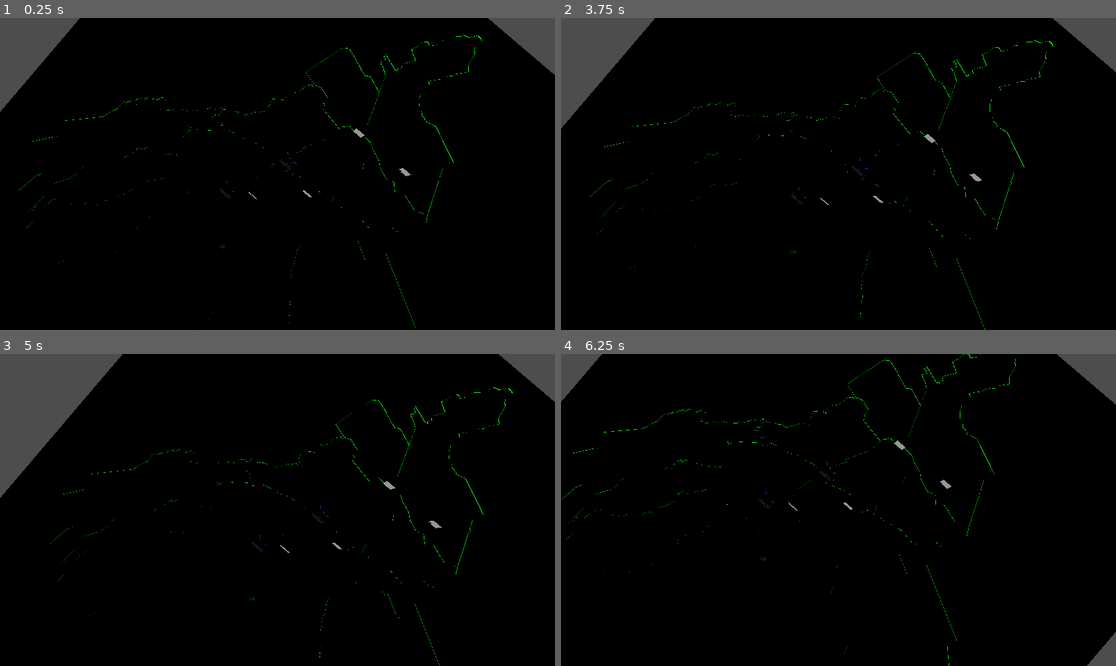
Above: before the commit, frames 1-4 (two rows, left to right).
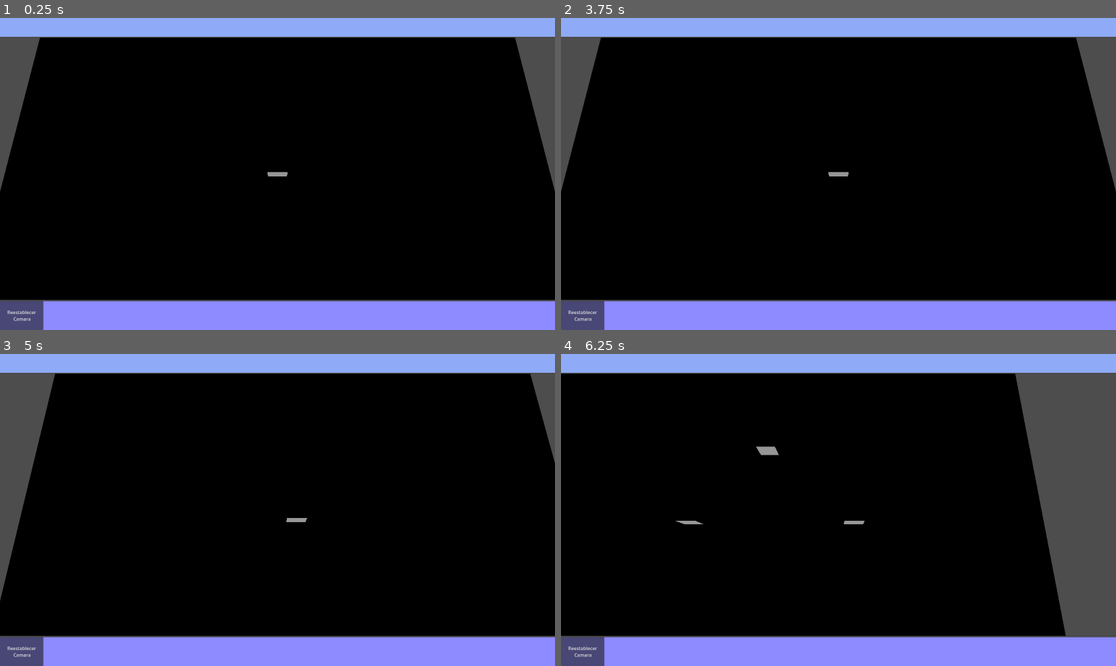
Above: after the commit, the same moments.

Repository: vwc262/Godot8Lumbreras
Game: Godot game, scene res://Scenes/Perfil/Main/Main.tscn
Same seed, same stepped clock (60 frames per second), same inputs: the game is played once before the commit and once after it. Before the commit the project starts from res://Scenes/Perfil/Main/NivelPruebas.tscn.
Inputs (mouse positions are in pixels of both pictures, inside the frame that each line leads up to):
- Up to frame 1 (0.25 s): no input
- Up to frame 2 (3.75 s): click (583, 314) at 0.5 s, where only the run after the commit has a clickable "Reestablecer Camara"; click (583, 314) at 1.25 s, where only the run after the commit has a clickable "Reestablecer Camara"; click (583, 314) at 2 s, where only the run after the commit has a clickable "Reestablecer Camara"; tap Enter at 2.75 s; move the mouse to (960, 158) at 2.77 s; click (960, 158) at 2.92 s; tap Space at 3.5 s; drag from (727, 189) to (810, 236) at 3.52 s
- Up to frame 3 (5 s): tap Enter at 4.25 s; move the mouse to (333, 441) at 4.27 s; click (333, 441) at 4.42 s
- Up to frame 4 (6.25 s): tap Space at 5 s; drag from (810, 572) to (672, 463) at 5.02 s; tap Enter at 5.75 s; move the mouse to (1005, 556) at 5.77 s; click (1005, 556) at 5.92 s

The runs differ from the first frame. In frame 1, 19% of the frame differs, in the area x 0-100%, y 0-100%; in frame 2, 19%; in frame 3, 19%; in frame 4, 28%.

Commit message:
Ajustes de navegacion

Diff:
--- a/src/Scenes/Perfil/Main/Main.tscn
+++ b/src/Scenes/Perfil/Main/Main.tscn
@@ -1,8 +1,9 @@
-[gd_scene load_steps=4 format=3 uid="uid://x5m0onfran4m"]
+[gd_scene load_steps=5 format=3 uid="uid://x5m0onfran4m"]
 
 [ext_resource type="Script" path="res://Scripts/Managers/WorldManager.gd" id="1_symg7"]
 [ext_resource type="Script" path="res://Scripts/Fetcher/Fetch_Data.gd" id="1_xo6k0"]
 [ext_resource type="PackedScene" uid="uid://cyug4nnq0yh1a" path="res://Scenes/Perfil/Main/NivelPruebas.tscn" id="2_2gqy4"]
+[ext_resource type="Script" path="res://Scripts/Managers/BotonesPrueba.gd" id="4_n6s0g"]
 
 [node name="Main" type="Node"]
 script = ExtResource("1_symg7")
@@ -54,6 +55,12 @@
 
 [node name="World" parent="VB_MainContainer/main_container/SubViewportContainer/SubViewport" instance=ExtResource("2_2gqy4")]
 
+[node name="VBoxContainer" type="VBoxContainer" parent="VB_MainContainer/main_container"]
+layout_mode = 0
+offset_right = 40.0
+offset_bottom = 40.0
+script = ExtResource("4_n6s0g")
+
 [node name="footer_container" type="Panel" parent="VB_MainContainer"]
 custom_minimum_size = Vector2(0, 100)
 layout_mode = 2
--- a/src/Scenes/Perfil/Main/NivelPruebas.tscn
+++ b/src/Scenes/Perfil/Main/NivelPruebas.tscn
@@ -1,75 +1,77 @@
 [gd_scene load_steps=6 format=3 uid="uid://cyug4nnq0yh1a"]
 
-[ext_resource type="PackedScene" uid="uid://d2khqjas6owik" path="res://Scenes/Perfil/alcaldias.glb" id="1_3x1im"]
 [ext_resource type="Script" path="res://Scripts/Navigation/Touch.gd" id="2_ui4vn"]
 [ext_resource type="PackedScene" uid="uid://vw46h30r4ia4" path="res://Scenes/Sitios/CuboClickeable.tscn" id="3_dfqhc"]
-[ext_resource type="PackedScene" uid="uid://c5idxbnu48it6" path="res://Scenes/Sitios/Genericos/Lumbrera_Generica_001.tscn" id="4_4hvr1"]
+
+[sub_resource type="PlaneMesh" id="PlaneMesh_4jwef"]
+size = Vector2(30, 30)
+
+[sub_resource type="StandardMaterial3D" id="StandardMaterial3D_21ngq"]
+albedo_color = Color(1, 0.584314, 1, 1)
 
 [sub_resource type="BoxShape3D" id="BoxShape3D_47xlv"]
 
 [node name="Node3D" type="Node3D"]
 
-[node name="alcaldias" parent="." instance=ExtResource("1_3x1im")]
-transform = Transform3D(0.1, 0, 0, 0, 0.1, 0, 0, 0, 0.1, -0.106616, -4.86622, 0.158054)
-
-[node name="CSGBox3D" type="CSGBox3D" parent="alcaldias"]
-transform = Transform3D(10, 0, 0, 0, 10, 0, 0, 0, 10, 34.8617, 13.4655, 70.3632)
-size = Vector3(56.4079, 1, 64.7556)
-
 [node name="DirectionalLight3D" type="DirectionalLight3D" parent="."]
 transform = Transform3D(1, 0, 0, 0, 1, 0, 0, 0, 1, 0, 81.7049, 0.420746)
 
-[node name="Node3D" type="Node3D" parent="."]
-transform = Transform3D(0.76138, 0, 0.648306, 0, 1, 0, -0.648306, 0, 0.76138, 0, 30, 0)
+[node name="CSGBox3D" type="MeshInstance3D" parent="."]
+mesh = SubResource("PlaneMesh_4jwef")
+surface_material_override/0 = SubResource("StandardMaterial3D_21ngq")
+
+[node name="CameraParent" type="Node3D" parent="."]
+transform = Transform3D(1, 0, 0, 0, 1, 0, 0, 0, 1, 0, 15, 0)
 script = ExtResource("2_ui4vn")
+can_rotate = true
+rotate_treshold = 8
+minRotationY = -20.0
+maxRotationY = 20.0
+zoom_speed = 0.05
+can_zoom = true
+maxZoom = 2.0
+initialZoom = 15.0
 can_pan = true
-can_zoom = true
-can_rotate = true
 
-[node name="Camera3D" type="Camera3D" parent="Node3D"]
-transform = Transform3D(1, 0, 0, 0, -4.37114e-08, 1, 0, -1, -4.37114e-08, 0, 0, 0)
+[node name="Camera3D" type="Camera3D" parent="CameraParent"]
+transform = Transform3D(1, 0, 0, 0, 0.258819, 0.965926, 0, -0.965926, 0.258819, 0, 0, 0)
 fov = 50.0
 
-[node name="CSGBox3D4" parent="." instance=ExtResource("3_dfqhc")]
-transform = Transform3D(1, 0, 0, 0, 0.98435, 0.176226, 0, -0.176226, 0.98435, -0.426116, -0.446837, 2.46074)
+[node name="Domi" type="Node" parent="."]
 
-[node name="Area3D2" type="Area3D" parent="CSGBox3D4"]
+[node name="CSGBox3D4" parent="Domi" instance=ExtResource("3_dfqhc")]
+transform = Transform3D(1, 0, 0, 0, 1, 0, 0, 0, 1, -3.68582, 1.00714, 0)
 
-[node name="CollisionShape3D" type="CollisionShape3D" parent="CSGBox3D4/Area3D2"]
+[node name="Area3D2" type="Area3D" parent="Domi/CSGBox3D4"]
+
+[node name="CollisionShape3D" type="CollisionShape3D" parent="Domi/CSGBox3D4/Area3D2"]
 shape = SubResource("BoxShape3D_47xlv")
 
-[node name="CSGBox3D5" parent="." instance=ExtResource("3_dfqhc")]
-transform = Transform3D(1, 0, 0, 0, 0.98435, 0.176226, 0, -0.176226, 0.98435, 3.39095, -2.1302, -0.879766)
+[node name="CSGBox3D5" parent="Domi" instance=ExtResource("3_dfqhc")]
+transform = Transform3D(1, 0, 0, 0, 1, 0, 0, 0, 1, 0, 1.00714, -3.9628)
 
-[node name="Area3D2" type="Area3D" parent="CSGBox3D5"]
+[node name="Area3D2" type="Area3D" parent="Domi/CSGBox3D5"]
 
-[node name="CollisionShape3D" type="CollisionShape3D" parent="CSGBox3D5/Area3D2"]
+[node name="CollisionShape3D" type="CollisionShape3D" parent="Domi/CSGBox3D5/Area3D2"]
 shape = SubResource("BoxShape3D_47xlv")
 
-[node name="CSGBox3D6" parent="." instance=ExtResource("3_dfqhc")]
-transform = Transform3D(1, 0, 0, 0, 0.98435, 0.176226, 0, -0.176226, 0.98435, 3.39095, -2.1302, -8.518)
+[node name="CSGBox3D6" parent="Domi" instance=ExtResource("3_dfqhc")]
+transform = Transform3D(1, 0, 0, 0, 1, 0, 0, 0, 1, 0, 1.00714, 3.07299)
 
-[node name="Area3D2" type="Area3D" parent="CSGBox3D6"]
+[node name="Area3D2" type="Area3D" parent="Domi/CSGBox3D6"]
 
-[node name="CollisionShape3D" type="CollisionShape3D" parent="CSGBox3D6/Area3D2"]
+[node name="CollisionShape3D" type="CollisionShape3D" parent="Domi/CSGBox3D6/Area3D2"]
 shape = SubResource("BoxShape3D_47xlv")
 
-[node name="CSGBox3D7" parent="." instance=ExtResource("3_dfqhc")]
-transform = Transform3D(1, 0, 0, 0, 0.98435, 0.176226, 0, -0.176226, 0.98435, 9.15051, -2.1302, -8.518)
+[node name="CSGBox3D7" parent="Domi" instance=ExtResource("3_dfqhc")]
+transform = Transform3D(1, 0, 0, 0, 1, 0, 0, 0, 1, 4.62288, 1.00714, 0)
 
-[node name="Area3D2" type="Area3D" parent="CSGBox3D7"]
+[node name="Area3D2" type="Area3D" parent="Domi/CSGBox3D7"]
 
-[node name="CollisionShape3D" type="CollisionShape3D" parent="CSGBox3D7/Area3D2"]
+[node name="CollisionShape3D" type="CollisionShape3D" parent="Domi/CSGBox3D7/Area3D2"]
 shape = SubResource("BoxShape3D_47xlv")
 
-[node name="LumbreraGenerica001" parent="." instance=ExtResource("4_4hvr1")]
-transform = Transform3D(1, 0, 0, 0, 1, 0, 0, 0, 1, 0, 0, -1.61003)
-
-[node name="LumbreraGenerica002" parent="." instance=ExtResource("4_4hvr1")]
-transform = Transform3D(1, 0, 0, 0, 1, 0, 0, 0, 1, -2.44548, 0, 3.8374)
-
-[connection signal="IrA" from="CSGBox3D4" to="Node3D" method="_on_csg_box_3d_4_ir_a"]
-[connection signal="input_event" from="CSGBox3D4/Area3D2" to="CSGBox3D4" method="_on_area_3d_2_input_event"]
-[connection signal="input_event" from="CSGBox3D5/Area3D2" to="CSGBox3D5" method="_on_area_3d_2_input_event"]
-[connection signal="input_event" from="CSGBox3D6/Area3D2" to="CSGBox3D6" method="_on_area_3d_2_input_event"]
-[connection signal="input_event" from="CSGBox3D7/Area3D2" to="CSGBox3D7" method="_on_area_3d_2_input_event"]
+[connection signal="input_event" from="Domi/CSGBox3D4/Area3D2" to="Domi/CSGBox3D4" method="_on_area_3d_2_input_event"]
+[connection signal="input_event" from="Domi/CSGBox3D5/Area3D2" to="Domi/CSGBox3D5" method="_on_area_3d_2_input_event"]
+[connection signal="input_event" from="Domi/CSGBox3D6/Area3D2" to="Domi/CSGBox3D6" method="_on_area_3d_2_input_event"]
+[connection signal="input_event" from="Domi/CSGBox3D7/Area3D2" to="Domi/CSGBox3D7" method="_on_area_3d_2_input_event"]
--- a/src/Scenes/Sitios/CuboClickeable.tscn
+++ b/src/Scenes/Sitios/CuboClickeable.tscn
@@ -1,13 +1,10 @@
-[gd_scene load_steps=3 format=3 uid="uid://vw46h30r4ia4"]
-
-[ext_resource type="Script" path="res://Scripts/Managers/MinecraftClick.gd" id="1_2v6k3"]
+[gd_scene load_steps=2 format=3 uid="uid://vw46h30r4ia4"]
 
 [sub_resource type="BoxShape3D" id="BoxShape3D_vt218"]
 
 [node name="CSGBox3D4" type="CSGBox3D"]
-transform = Transform3D(1, 0, 0, 0, 0.98435, 0.176226, 0, -0.176226, 0.98435, 1.20333, -1.80069, 1.414)
+transform = Transform3D(1, 0, 0, 0, 1, 0, 0, 0, 1, 0, 0, 0)
 use_collision = true
-script = ExtResource("1_2v6k3")
 
 [node name="Area3D" type="Area3D" parent="."]
 transform = Transform3D(1.5, 0, 0, 0, 1.5, 0, 0, 0, 1.5, 0, 0, 0)
--- /dev/null
+++ b/src/Scripts/Managers/BotonesPrueba.gd
@@ -0,0 +1,12 @@
+extends Node
+
+
+# Called when the node enters the scene tree for the first time.
+func _ready():
+	var world = preload("res://Scenes/Perfil/Main/NivelPruebas.tscn").instantiate()
+	world.get_node("Domi")
+	print("Hola ", world.get_node("Domi").get_children())
+
+# Called every frame. 'delta' is the elapsed time since the previous frame.
+func _process(delta):
+	pass
--- a/src/Scripts/Managers/WorldManager.gd
+++ b/src/Scripts/Managers/WorldManager.gd
@@ -1,6 +1,4 @@
 extends Node
-
-
 
 func _on_button_pressed():
 	ManejadorClicks.emit_signal('ResetCameraPosition')
--- a/src/Scripts/Navigation/Touch.gd
+++ b/src/Scripts/Navigation/Touch.gd
@@ -1,12 +1,23 @@
 extends Node3D
 
 @export var pan_speed = 0.01
+
+@export_group('Rotation')
+@export var can_rotate: bool
+@export var rotate_speed = 0.9
+@export var rotate_treshold = 15
+@export var initialRotationCamera = -75
+@export var LimitRotationCamera = -15
+@export var minRotationY : float = -13
+@export var maxRotationY : float= 13
+
+@export_group('Zoom')
 @export var zoom_speed = 0.01
-@export var rotate_speed = 0.9
+@export var can_zoom: bool
+@export var maxZoom:float
+@export var initialZoom:float
 
 @export var can_pan: bool
-@export var can_zoom: bool
-@export var can_rotate: bool
 
 var touch_points: Dictionary = {}
 var start_distance
@@ -64,35 +75,32 @@
 	elif touch_points.size() == 2:
 		var touch_point_positions = touch_points.values()
 		var current_dist = touch_point_positions[1].distance_to(touch_point_positions[0])
-
 		var zoom_factor = current_dist / start_distance
 
-		print()
 
 		if can_rotate:
 			var touch = touch_points.values()
 			var delta : Vector2 = touch[1] - touch[0]
-			if(abs(delta.angle_to(anclaDistancia) * 1000) > 3):
+			if(abs(delta.angle_to(anclaDistancia) * 1000) > rotate_treshold):
 				rotate_camera(rotate_speed * sign(delta.angle_to(anclaDistancia)))
 			anclaDistancia = delta;
 
 		if can_zoom:
 			position.y = start_zoom / zoom_factor
 			limit_zoom()
-			if(position.y <= 10):
-				$Camera3D.rotation_degrees.x = lerp(-90,-20,inclinate_camera())
-			else:
-				$Camera3D.rotation_degrees.x = -90
+			$Camera3D.rotation_degrees.x = lerp(initialRotationCamera,LimitRotationCamera,inclinate_camera())
+
 
 func rotate_camera(currentangle: float):
 	rotation_degrees.y += -currentangle
+	rotation_degrees.y = clamp(rotation_degrees.y,minRotationY,maxRotationY)
 
 func limit_zoom():
-	position.y = clamp(position.y, 5, 45)
+	position.y = clamp(position.y, maxZoom,initialZoom )
 	pass
 
 func inclinate_camera():
-	return remap(position.y, 10, 5, 0, 1)
+	return remap(position.y, initialZoom, maxZoom, 0, 1)
 
 func crearMiTween(callBack) -> Tween:
 	var tween = create_tween()
@@ -110,6 +118,6 @@
 	var tweenRot := crearMiTween(MovimientoRealizado)
 	tweenRot.tween_property(self,"rotation_degrees",Vector3(0,0,0),.5)
 	var tweenRotCamara := crearMiTween(MovimientoRealizado)
-	tweenRotCamara.tween_property($Camera3D,"rotation_degrees",Vector3(-90,0,0),.5)
+	tweenRotCamara.tween_property($Camera3D,"rotation_degrees",Vector3(initialRotationCamera,0,0),.5)
 	var tween := crearMiTween(MovimientoRealizado)
 	tween.tween_property(self,"position",initalCameraPosition,1)
--- a/src/project.godot
+++ b/src/project.godot
@@ -11,7 +11,7 @@
 [application]
 
 config/name="Godot8Lumbreras"
-run/main_scene="res://Scenes/Perfil/Main/NivelPruebas.tscn"
+run/main_scene="res://Scenes/Perfil/Main/Main.tscn"
 config/features=PackedStringArray("4.2", "Mobile")
 config/icon="res://icon.svg"
 
